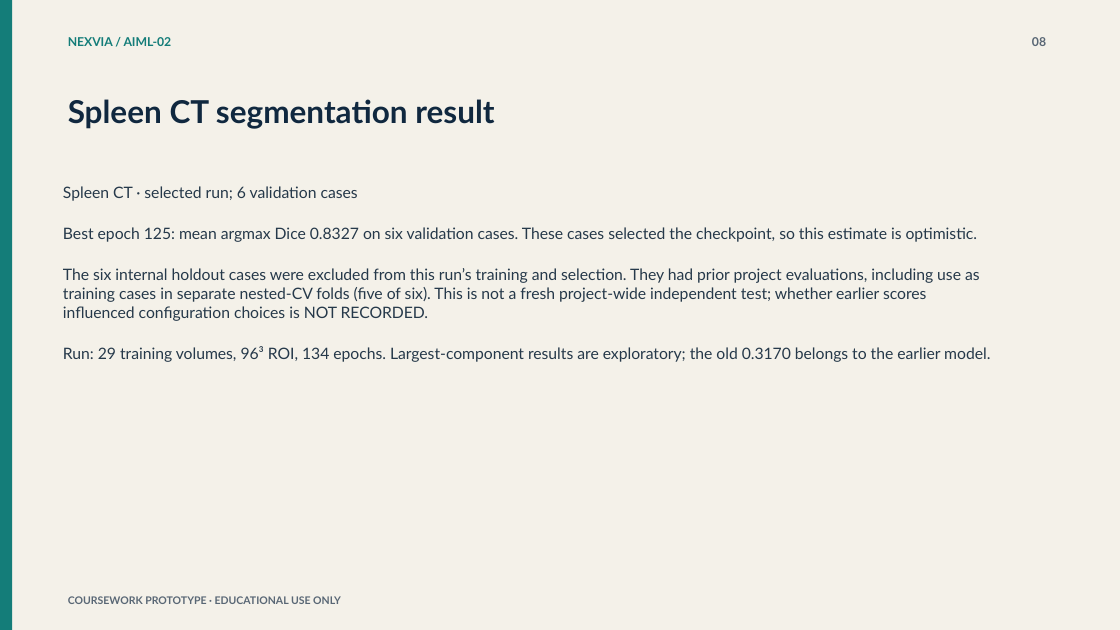
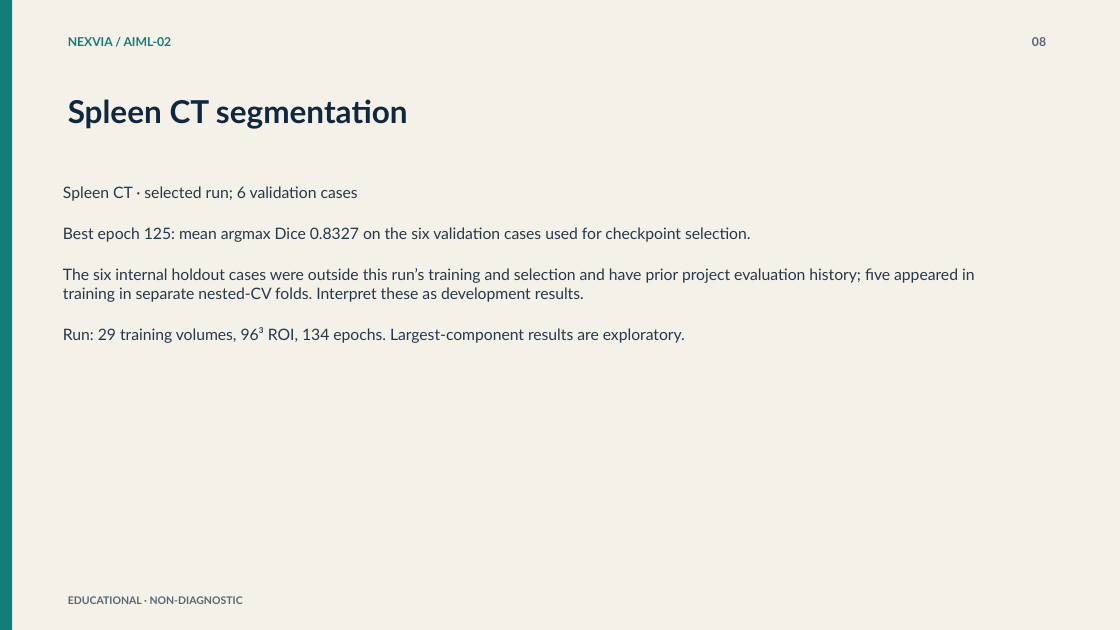
Before and after one commit to ram15x/nexvia-aiml-internship, a slide deck: slide 8 of AIML-02/deliverables/Medical_Imaging_AI_Review_Platform.pptx. Drawn at 1120x630 pixels with LibreOffice and Linux fonts; fonts in the diff are those of the drawing. Boxes give left, top, right and bottom in pixels: in the first picture for what was removed or moved away, otherwise in the second. Text is boxed around its words. In the diff, an @@ line names an element or a change of style, - is before the commit and + after.

Commit message:
Polish project presentation and usage materials

```diff
--- a/AIML-02/deliverables/Medical_Imaging_AI_Review_Platform.pptx
+++ b/AIML-02/deliverables/Medical_Imaging_AI_Review_Platform.pptx
@@ text at (68, 99, 408, 129): text changed @@
-Spleen CT segmentation result
+Spleen CT segmentation
@@ text at (63, 227, 975, 343): text changed @@
-Best epoch 125: mean argmax Dice 0.8327 on six validation cases. These cases selected the checkpoint, so this estimate is optimistic.
-The six internal holdout cases were excluded from this run’s training and selection. They had prior project evaluations, including use as training cases in separate nested-CV folds (five of six). This is not a fresh project-wide independent test; whether earlier scores influenced configuration choices is NOT RECORDED.
-Run: 29 training volumes, 96³ ROI, 134 epochs. Largest-component results are exploratory; the old 0.3170 belongs to the earlier model.
+Best epoch 125: mean argmax Dice 0.8327 on the six validation cases used for checkpoint selection.
+The six internal holdout cases were outside this run’s training and selection and have prior project evaluation history; five appeared in training in separate nested-CV folds. Interpret these as development results.
+Run: 29 training volumes, 96³ ROI, 134 epochs. Largest-component results are exploratory.
@@ text at (68, 596, 243, 604): text changed @@
-COURSEWORK PROTOTYPE · EDUCATIONAL USE ONLY
+EDUCATIONAL · NON-DIAGNOSTIC
```
Also in this commit, not shown: 9 other slides changed, 19 other files.
